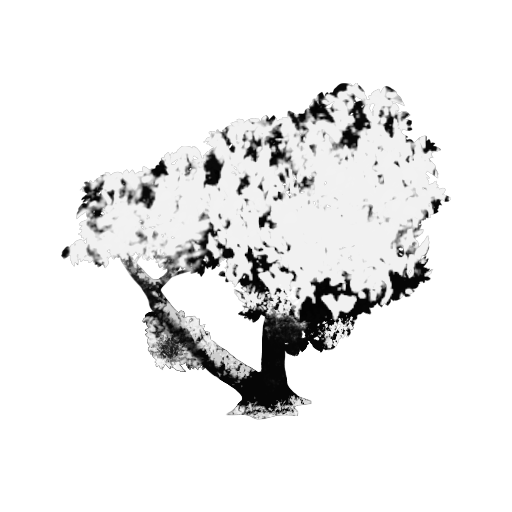
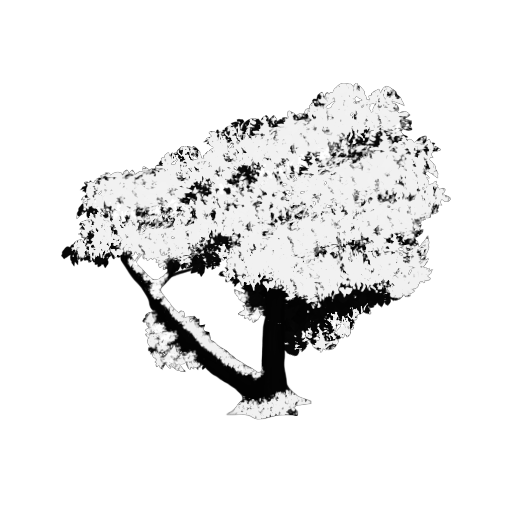
Layer changes from the first 512px x 512px image to the second:
renamed "Background" to "Background #1", painted on it over [61, 83, 451, 419]
